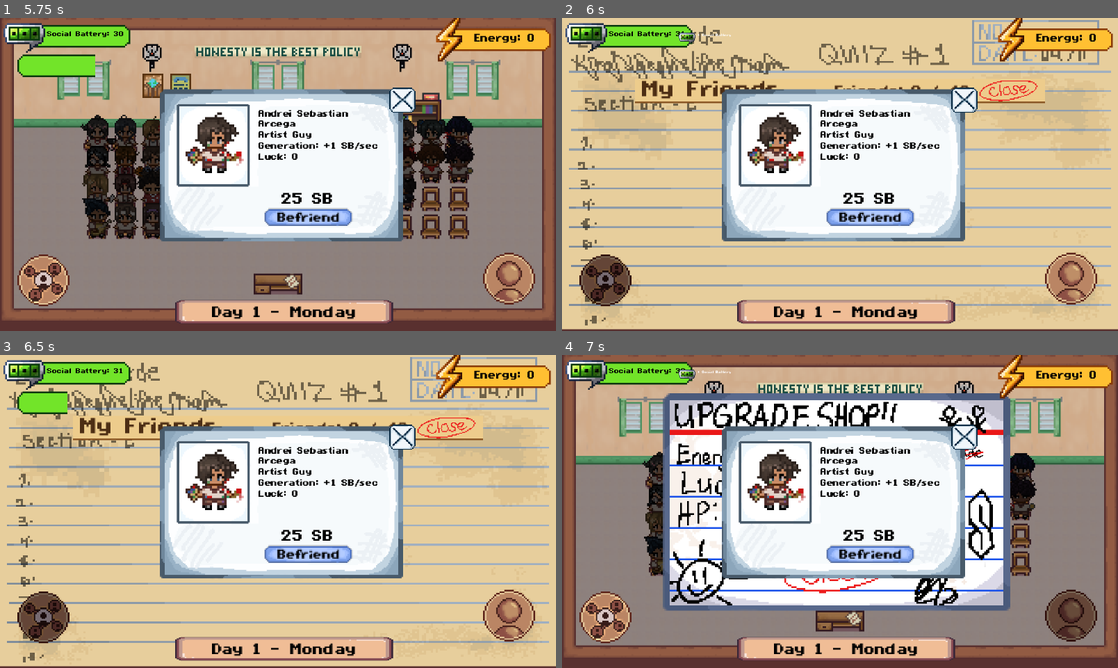
Above: before the commit, frames 1-4 (two rows, left to right).
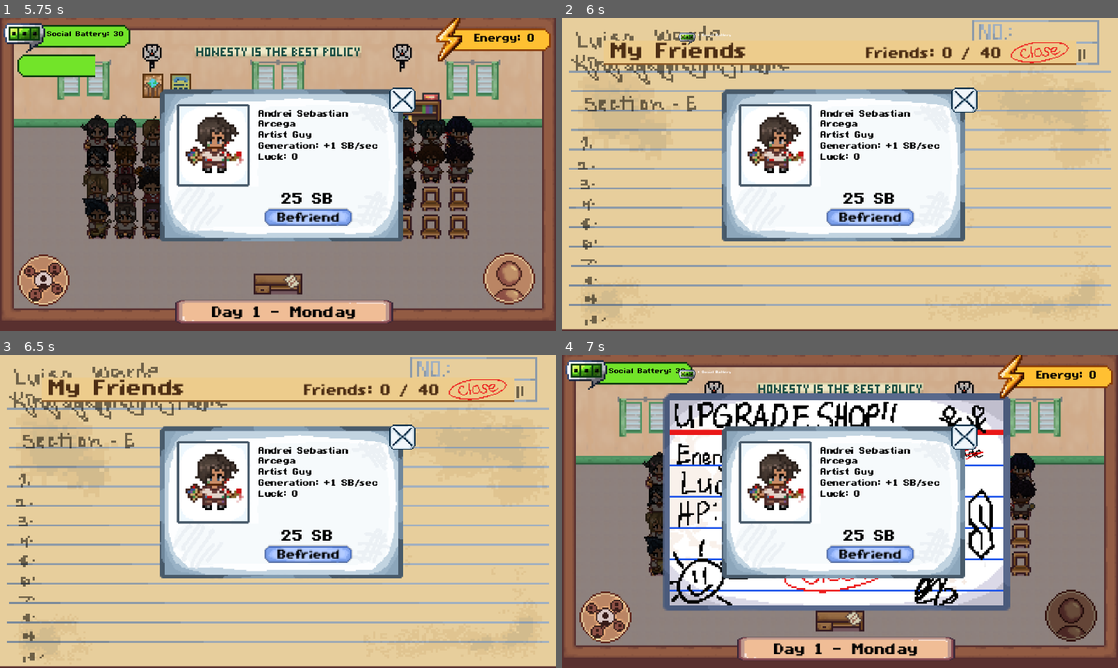
Above: after the commit, the same moments.

Repository: AzeOcram/checkpoint-gamejam
Game: Godot game, scene res://scenes/main/main.tscn
Two runs of this game, one before a commit and one after it. Both use one fixed random seed, a clock stepped at 60 frames per second and the inputs below.
Inputs (mouse positions are in pixels of both pictures, inside the frame that each line leads up to):
- Up to frame 1 (5.75 s): click (5, 74) at 0.52 s; tap Enter at 1.25 s; move the mouse to (400, 158) at 1.27 s; press the mouse at (400, 158) at 1.28 s; tap Space at 2 s; move the mouse to (166, 190) at 2.02 s; release the mouse at (166, 190) at 2.03 s; hold S 2.03-2.78 s; click (166, 190) at 2.1 s; move the mouse to (333, 105) at 2.77 s; press the mouse at (333, 105) at 2.78 s; move the mouse to (250, 237) at 3.52 s; release the mouse at (250, 237) at 3.53 s; click (250, 237) at 3.6 s; click (305, 218) at 4.25 s; move the mouse to (444, 221) at 5.02 s; press the mouse at (444, 221) at 5.03 s; hold S from 5.03 s (still down)
- Up to frame 2 (6 s): release S at 5.75 s; release the mouse at (1006, 221) at 5.75 s; click (606, 280) at 5.75 s
- Up to frame 3 (6.5 s): no input
- Up to frame 4 (7 s): click (1073, 614) at 6.5 s

Frame 1 is identical in both runs. In frame 2, 11% of the frame differs, in the area x 0-100%, y 0-98%; in frame 3, 11%; in frame 4, nothing differs.

Commit message:
fix(ui): draw the friend list above the HUD so it covers the whole screen

Diff:
--- a/scenes/main/friends_panel.tscn
+++ b/scenes/main/friends_panel.tscn
@@ -5,10 +5,10 @@
 [ext_resource type="Texture2D" uid="uid://f0nobh7kped7" path="res://assets/ui/Shop UI/Close button.png" id="3_close"]
 
 [sub_resource type="StyleBoxTexture" id="pad_style"]
-content_margin_left = 42.0
-content_margin_top = 36.0
-content_margin_right = 42.0
-content_margin_bottom = 20.0
+content_margin_left = 24.0
+content_margin_top = 14.0
+content_margin_right = 24.0
+content_margin_bottom = 14.0
 texture = ExtResource("2_pad")
 region_rect = Rect2(41, 11, 240, 161)
 
@@ -22,6 +22,7 @@
 border_color = Color(0.55, 0.35, 0.15, 1)
 
 [node name="FriendsPanel" type="PanelContainer" unique_id=4352755]
+z_index = 10
 offset_right = 320.0
 offset_bottom = 180.0
 theme_override_styles/panel = SubResource("pad_style")
